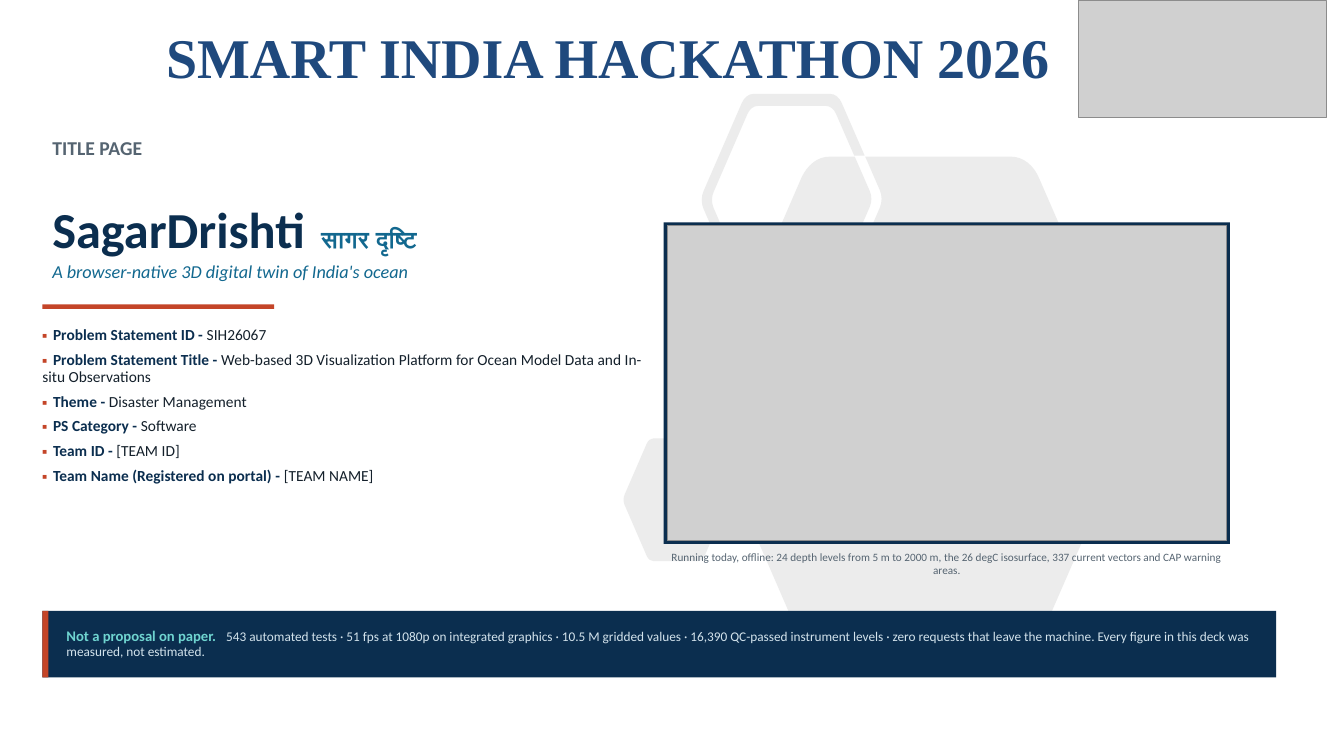
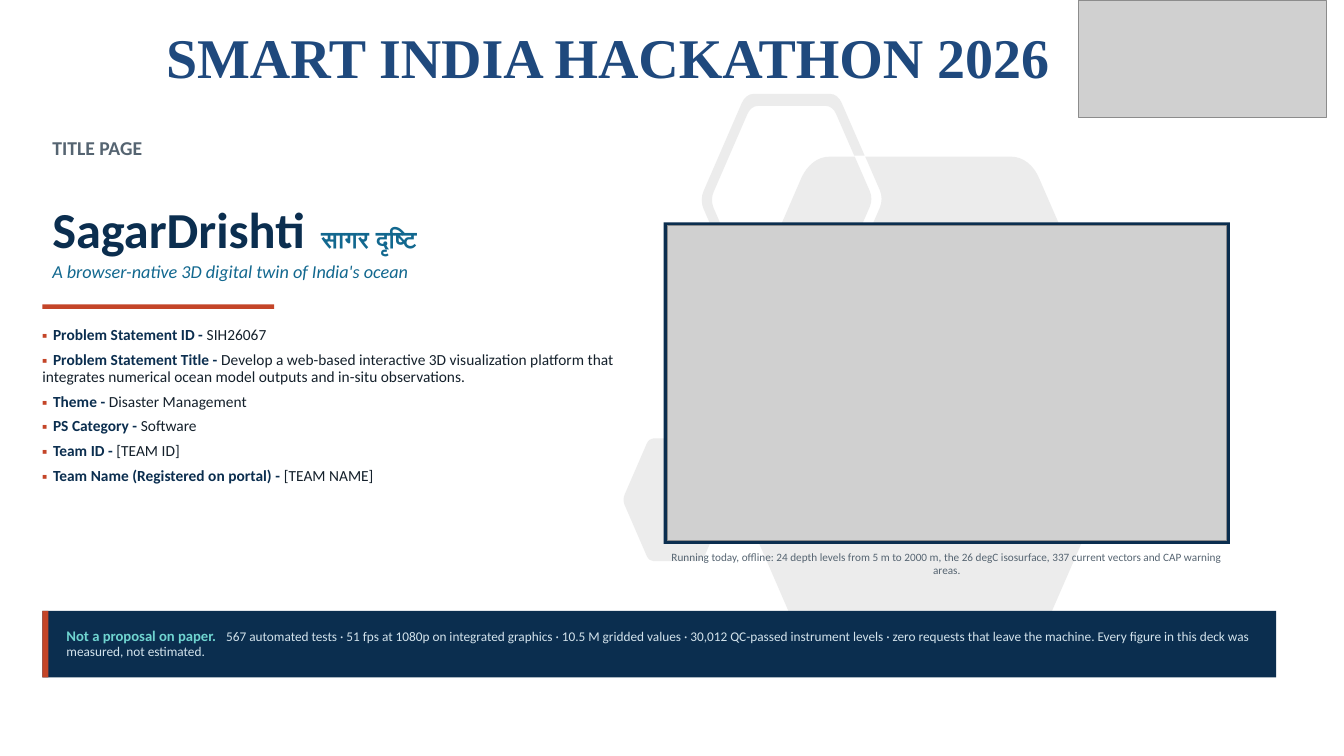
Before and after one commit to MONSTERBOY110/SagarDrishti, a slide deck: slide 1 of docs/submission/SagarDrishti_SIH2026_Idea.pptx. Drawn at 1344x756 pixels with LibreOffice and Linux fonts; fonts in the diff are those of the drawing; grey boxes stand for pictures. Boxes give left, top, right and bottom in pixels: in the first picture for what was removed or moved away, otherwise in the second. Text is boxed around its words. In the diff, an @@ line names an element or a change of style, - is before the commit and + after.

```diff
--- a/docs/submission/SagarDrishti_SIH2026_Idea.pptx
+++ b/docs/submission/SagarDrishti_SIH2026_Idea.pptx
@@ text at [42,354,614,385]: text changed @@
-▪ Problem Statement Title - Web-based 3D Visualization Platform for Ocean Model Data and In-situ Observations
+▪ Problem Statement Title - Develop a web-based interactive 3D visualization platform that integrates numerical ocean model outputs and in-situ observations.
@@ text at [66,630,1249,658]: text changed @@
-Not a proposal on paper. 543 automated tests · 51 fps at 1080p on integrated graphics · 10.5 M gridded values · 16,390 QC-passed instrument levels · zero requests that leave the machine. Every figure in this deck was measured, not estimated.
+Not a proposal on paper. 567 automated tests · 51 fps at 1080p on integrated graphics · 10.5 M gridded values · 30,012 QC-passed instrument levels · zero requests that leave the machine. Every figure in this deck was measured, not estimated.
```
Also in this commit, not shown: 4 other slides changed, 28 other files.
